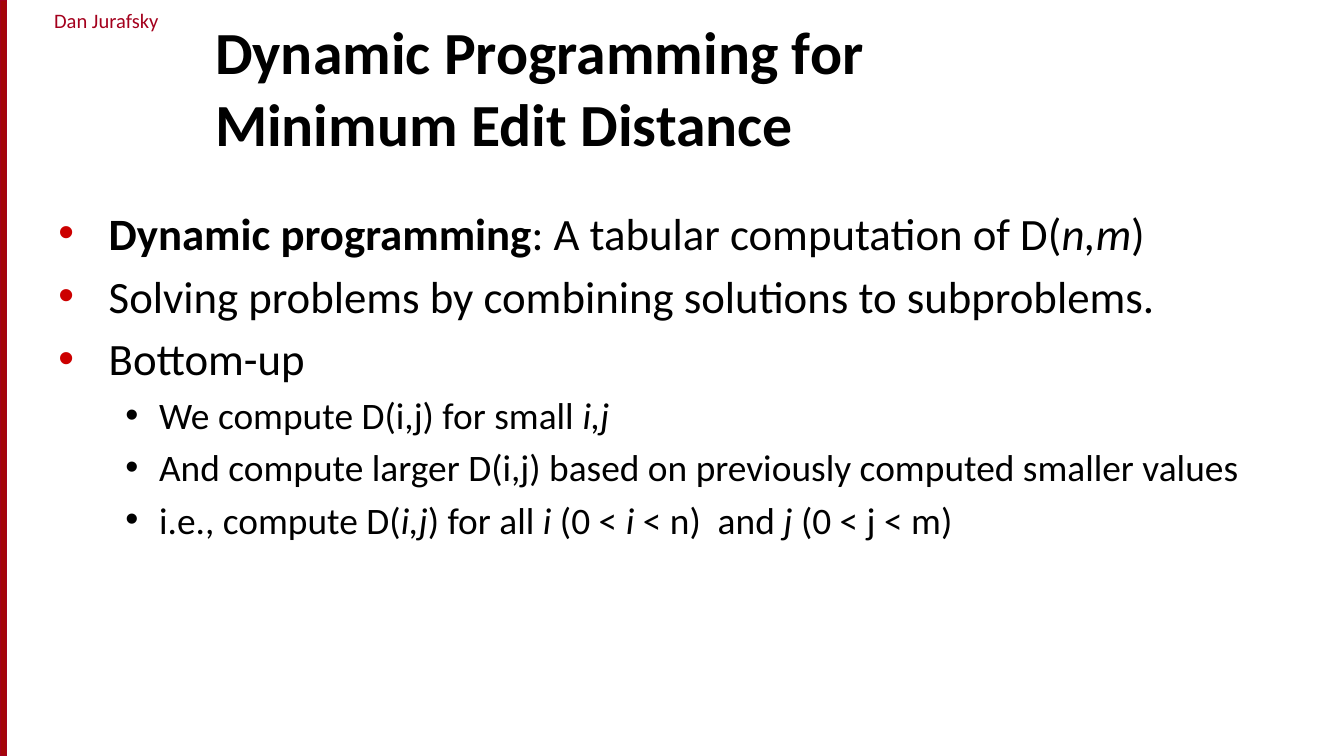
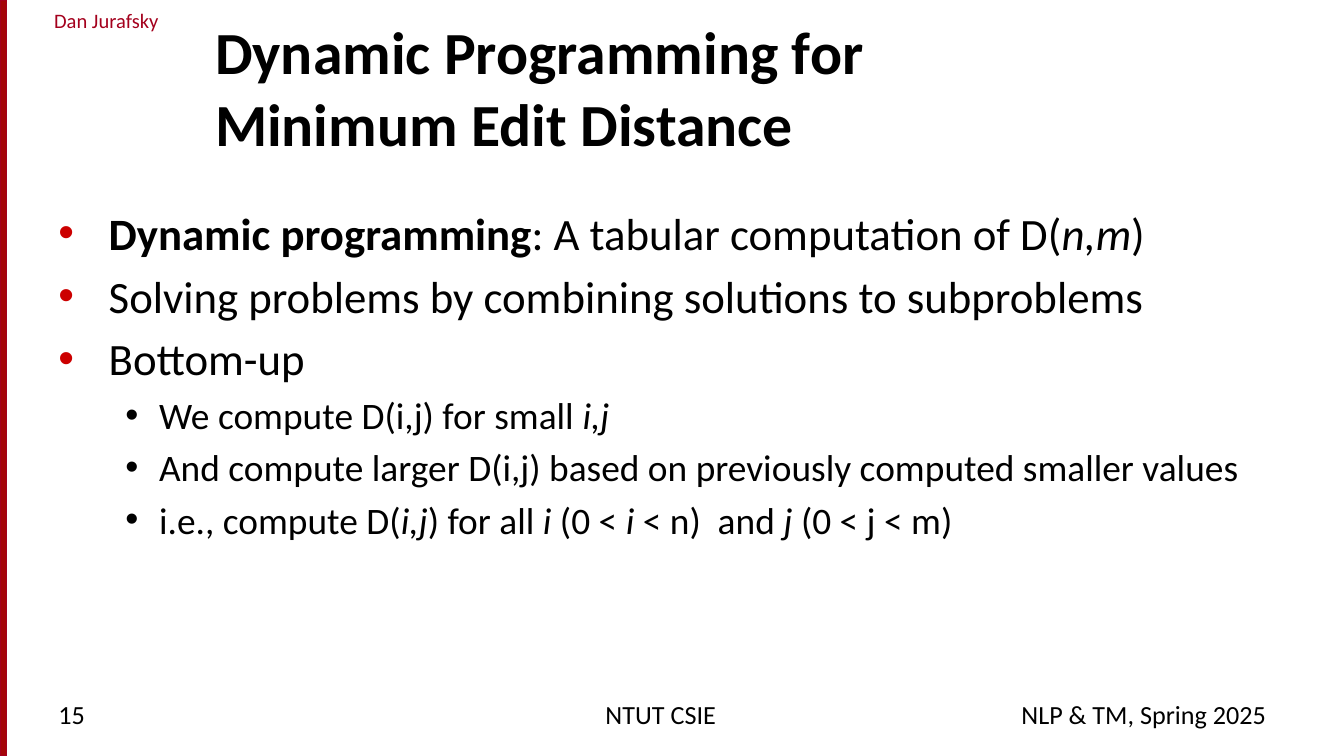
Before and after one commit to chriswjh/chriswjh.github.io, a slide deck: slide 15 of NLP_TM/02-EditDistance.pptx (slide 14 before the commit). Drawn at 1344x756 pixels with LibreOffice and Linux fonts; fonts in the diff are those of the drawing; background and template pictures are left out. Boxes give left, top, right and bottom in pixels: in the first picture for what was removed or moved away, otherwise in the second. Text is boxed around its words. In the diff, an @@ line names an element or a change of style, - is before the commit and + after.

```diff
--- a/NLP_TM/02-EditDistance.pptx
+++ b/NLP_TM/02-EditDistance.pptx
@@ text at (109,282,1143,321): text changed @@
-• Solving problems by combining solutions to subproblems.
+• Solving problems by combining solutions to subproblems
@@ page number added at (58,707,84,724), 14 pt, text #000000 @@
+15
@@ text added at (605,707,716,725), 14 pt, text #000000 @@
+NTUT CSIE
@@ text added at (1021,706,1266,729), 14 pt, text #000000 @@
+NLP & TM, Spring 2025
```
Also in this commit, not shown: 28 other slides changed, 2 slides added, 1 slide removed, 2 other files.
